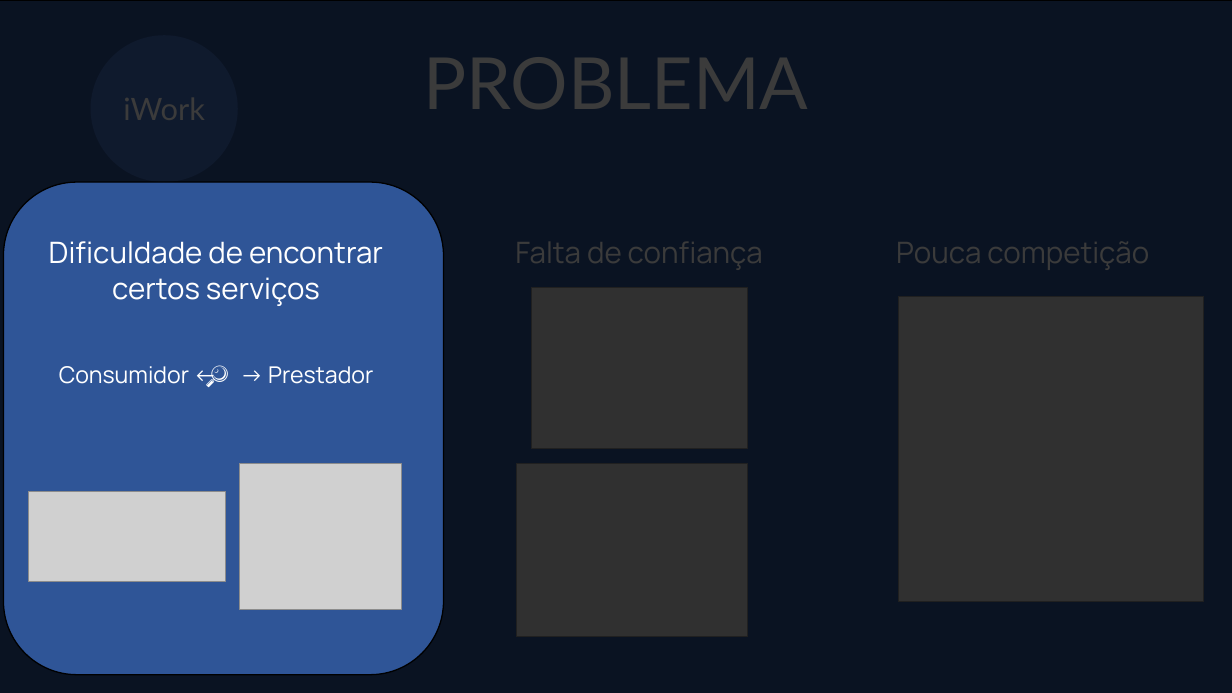
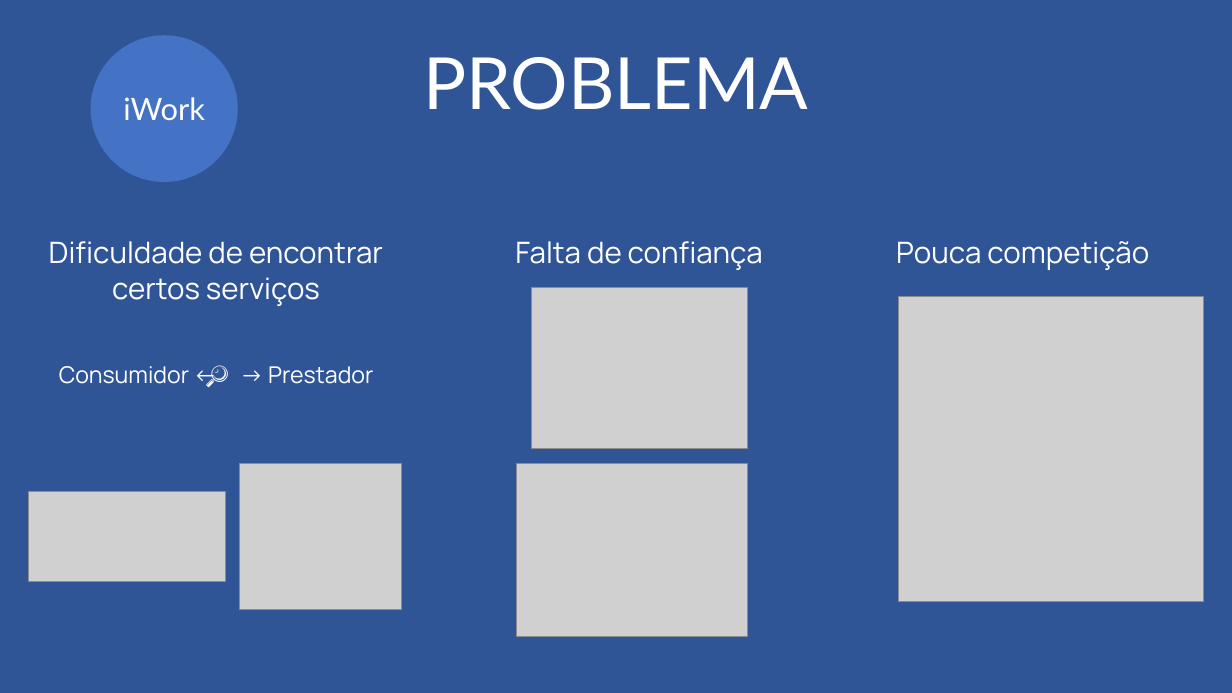
Before and after one commit to ICEI-PUC-Minas-PPLCC-TI/ti-1-ppl-cc-m2-20231-prestador-de-servicos, a slide deck: slide 3 of docs/apresentacao/iWork 1.pptx (slide 5 before the commit). Drawn at 1232x693 pixels with LibreOffice and Linux fonts; fonts in the diff are those of the drawing; grey boxes stand for pictures; background and template pictures are left out. Boxes give left, top, right and bottom in pixels: in the first picture for what was removed or moved away, otherwise in the second. Text is boxed around its words. In the diff, an @@ line names an element or a change of style, - is before the commit and + after.

```diff
--- a/docs/apresentacao/iWork 1.pptx
+++ b/docs/apresentacao/iWork 1.pptx
@@ freeform shape removed at (0, 0, 1232, 693) @@
@@ text in ellipse at (123, 97, 205, 120): text added @@
+iWork
```
Also in this commit, not shown: 3 other slides changed, 1 slide added, 4 slides removed, 9 other files.
